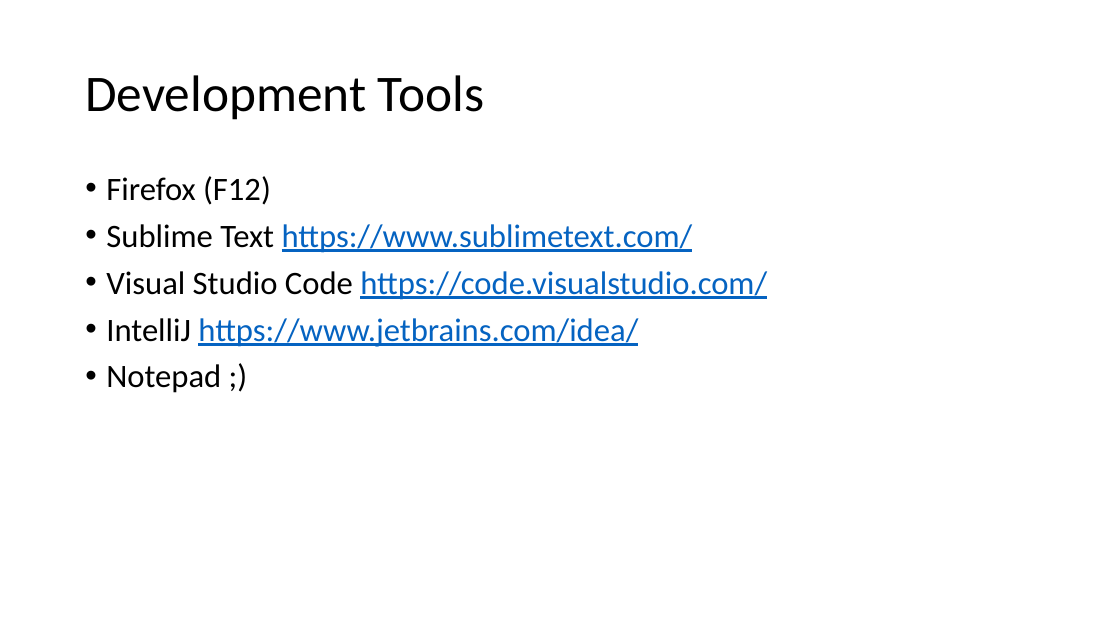
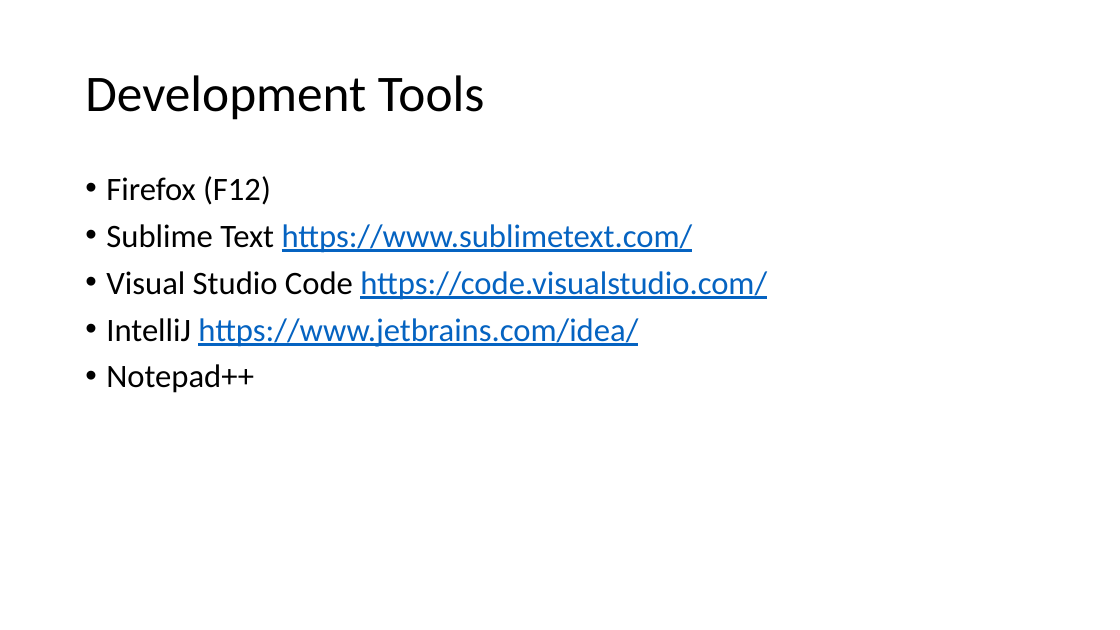
Before and after one commit to martiph/JSTraining_ICT-Campus, a slide deck: slide 7 of JSTraining.pptx. Drawn at 1120x630 pixels with LibreOffice and Linux fonts; fonts in the diff are those of the drawing. Boxes give left, top, right and bottom in pixels: in the first picture for what was removed or moved away, otherwise in the second. Text is boxed around its words. In the diff, an @@ line names an element or a change of style, - is before the commit and + after.

Commit message:
changed folder structure
added/optimized presentation

```diff
--- a/JSTraining.pptx
+++ b/JSTraining.pptx
@@ text at [106, 364, 254, 393]: text changed @@
-• Notepad ;)
+• Notepad++
```
Also in this commit, not shown: 2 other files.
